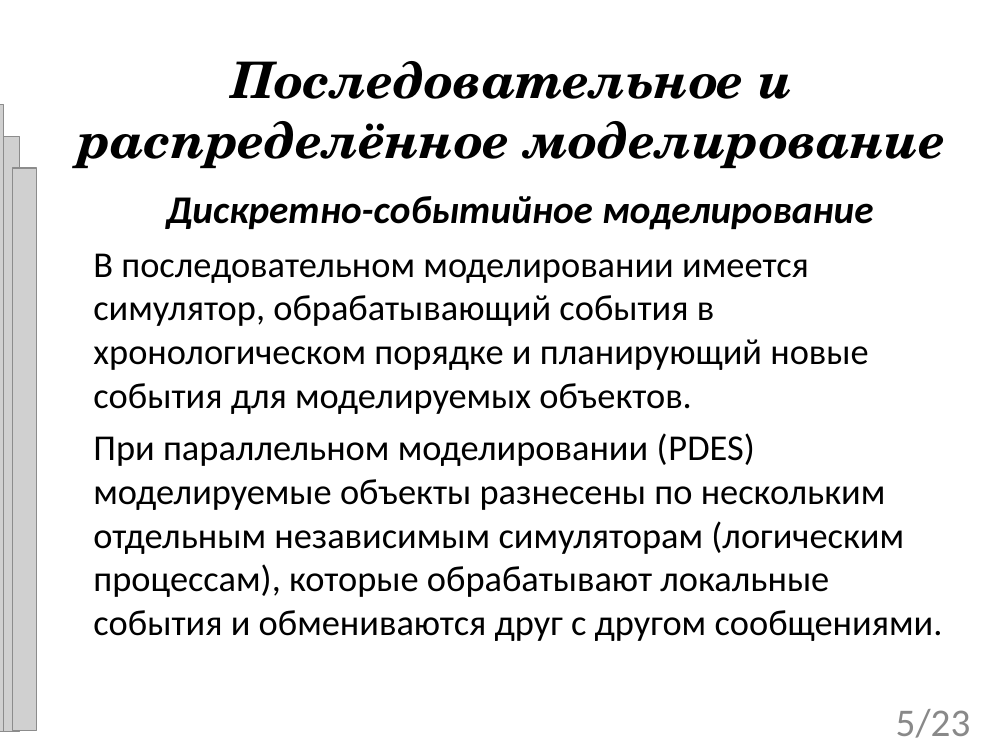
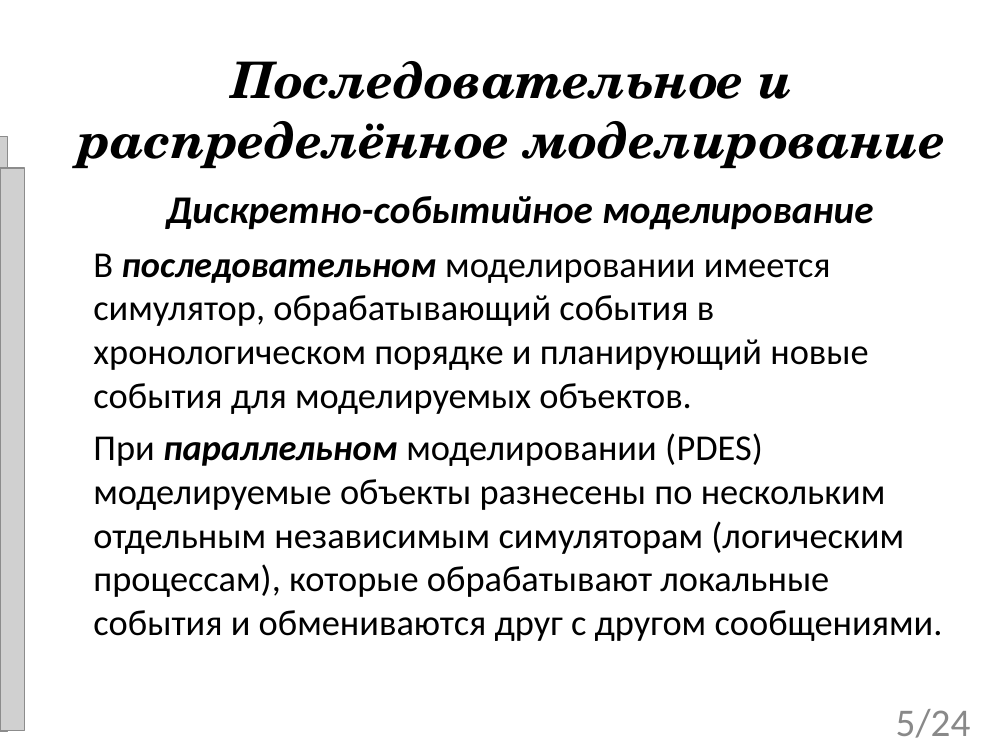
Before and after one commit to tom-trix/SynchAlgorithms, a slide deck: slide 5 of text/Mitrakov.ppt. Drawn at 1008x756 pixels with LibreOffice and Linux fonts; fonts in the diff are those of the drawing; grey boxes stand for pictures; background and template pictures are left out. Boxes give left, top, right and bottom in pixels: in the first picture for what was removed or moved away, otherwise in the second. Text is boxed around its words. In the diff, an @@ line names an element or a change of style, - is before the commit and + after.

```diff
--- a/text/Mitrakov.ppt
+++ b/text/Mitrakov.ppt
@@ picture removed at [0,105,3,731] @@
@@ picture: place and size @@
-picture at [0,136,19,731]
+picture at [0,136,7,731]
@@ picture: place and size @@
-picture at [12,168,36,731]
+picture at [0,168,24,731]
@@ subtitle at [93,253,943,641]: bold on, italic on in "последовательном", "параллельном" @@
@@ page number at [896,709,971,738]: text changed @@
-5/23
+5/24
```
Also in this commit, not shown: 20 other slides changed, 3 slides added, 2 slides removed.
